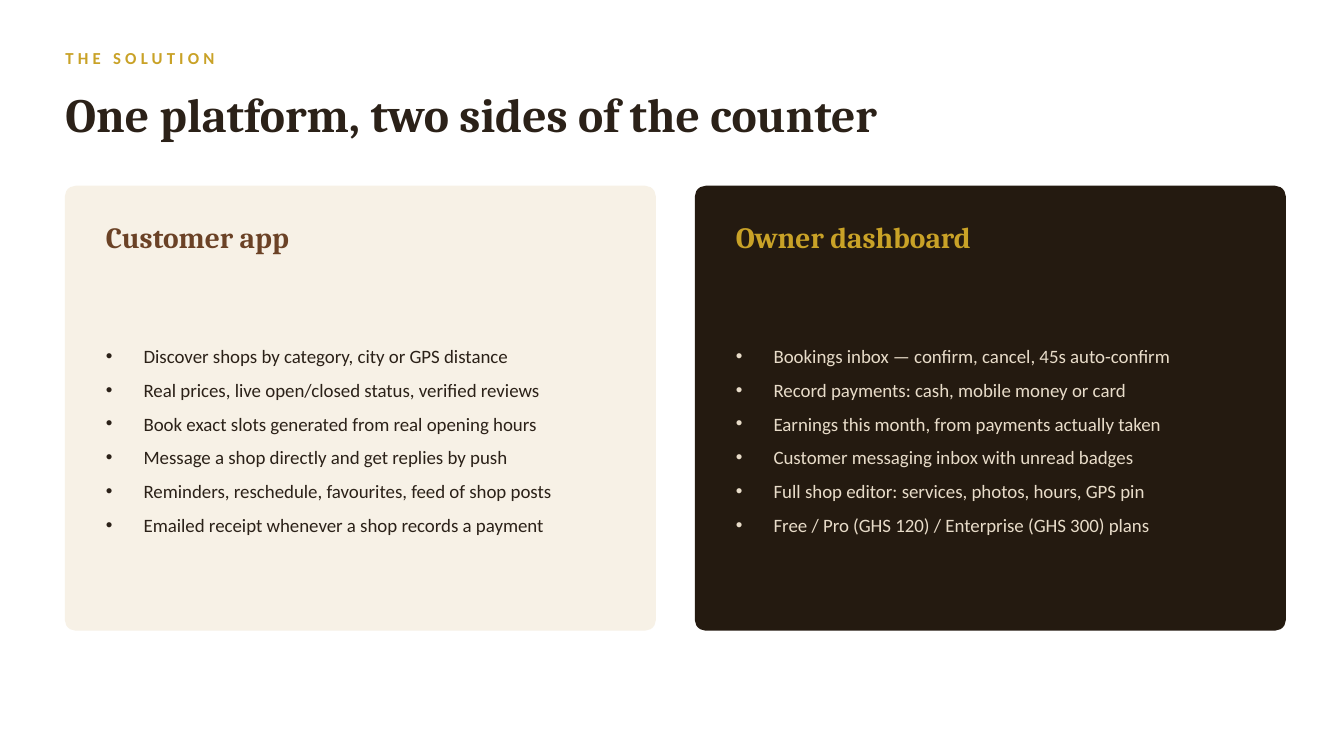
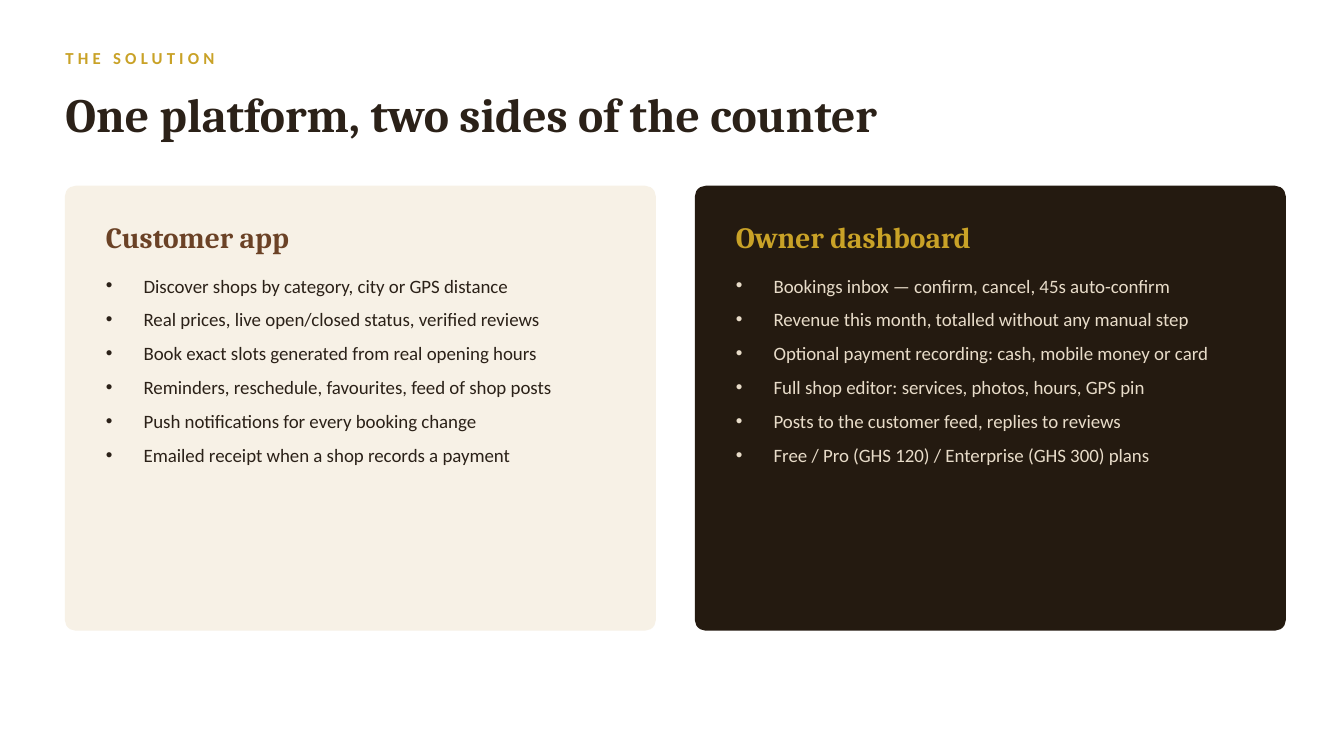
Before and after one commit to AdesinaElijah/stylebook, a slide deck: slide 3 of docs/StyleBook-Defense.pptx. Drawn at 1344x756 pixels with LibreOffice and Linux fonts; fonts in the diff are those of the drawing. Boxes give left, top, right and bottom in pixels: in the first picture for what was removed or moved away, otherwise in the second. Text is boxed around its words. In the diff, an @@ line names an element or a change of style, - is before the commit and + after.

```diff
--- a/docs/StyleBook-Defense.pptx
+++ b/docs/StyleBook-Defense.pptx
@@ text "Discover shops by category, city ..." at box(144, 280, 552, 465): vertical alignment middle to top @@
@@ text "Bookings inbox — confirm, cancel, ..." at box(774, 280, 1208, 465): vertical alignment middle to top @@
@@ text at box(774, 313, 1208, 364): text changed @@
-• Record payments: cash, mobile money or card
-• Earnings this month, from payments actually taken
-• Customer messaging inbox with unread badges
+• Revenue this month, totalled without any manual step
+• Optional payment recording: cash, mobile money or card
@@ text at box(144, 415, 510, 465): text changed @@
-• Emailed receipt whenever a shop records a payment
+• Push notifications for every booking change
+• Emailed receipt when a shop records a payment
@@ text at box(774, 415, 1120, 431): paragraph added @@
+• Posts to the customer feed, replies to reviews
@@ text at box(144, 451, 507, 467): paragraph removed @@
-• Message a shop directly and get replies by push
```
Also in this commit, not shown: 10 other slides changed, 2 other files.
